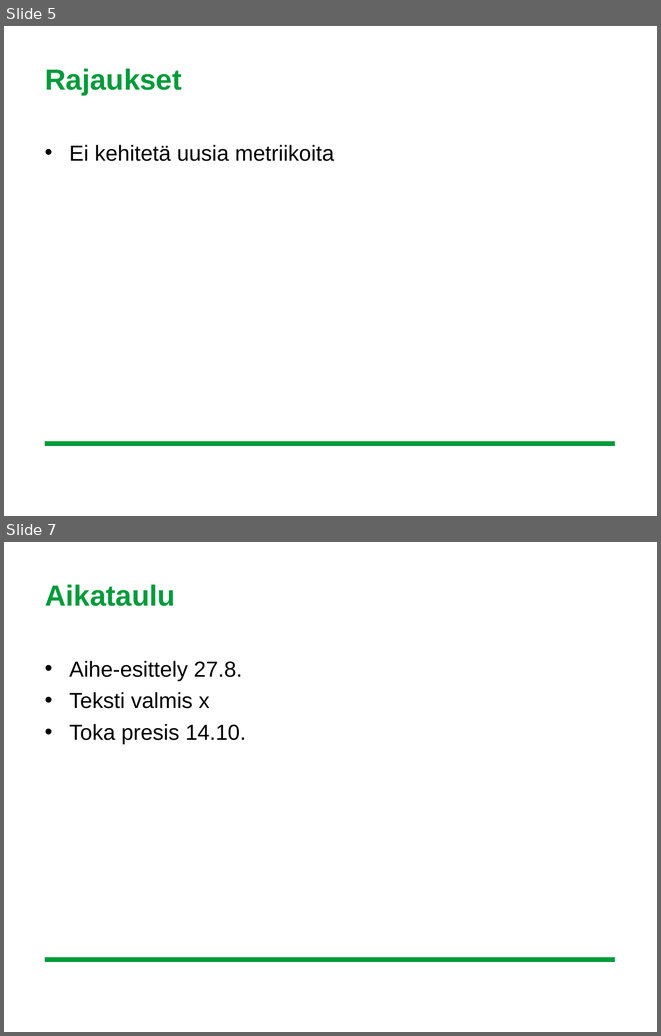
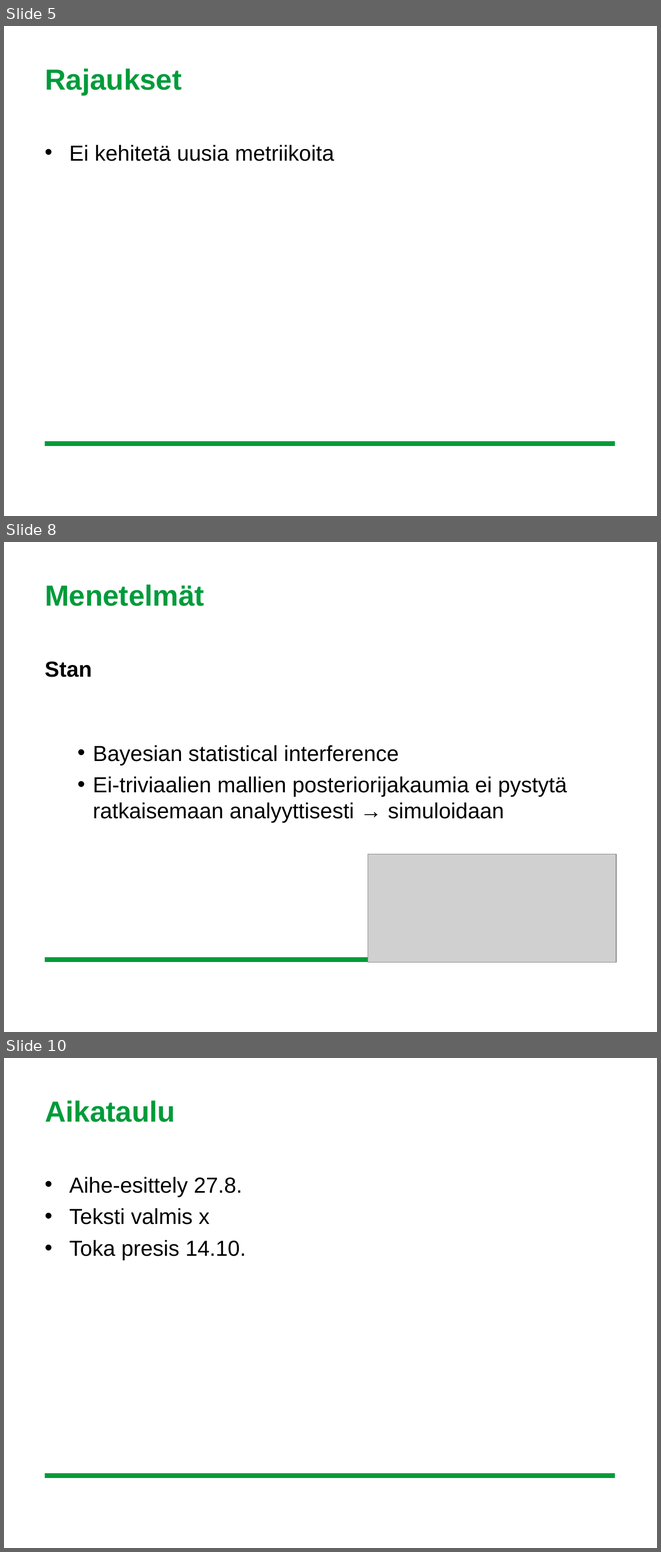
Before and after one commit to leevirontySF/BSC_thesis, a slide deck: aihepresis.ppt. Shown one above the other, each under a label of ours: slides 5 and 7 before the commit, slides 5, 8 and 10 after it; the slides between them are not shown. The pictures are 661x1036 and 661x1552 pixels, drawn with LibreOffice and Linux fonts; fonts in the diff are those of the drawing; grey boxes stand for pictures; background and template pictures are left out. Boxes give left, top, right and bottom in pixels: in the first picture for what was removed or moved away, otherwise in the second. Text is boxed around its words. In the diff, an @@ line names an element or a change of style, - is before the commit and + after.

```diff
--- a/aihepresis.ppt
+++ b/aihepresis.ppt
@@ slide 8 added at bbox=[4, 542, 657, 1032], background #FFFFFF; not listed: 1 template element that a slide beside it also shows @@
@@ title added at bbox=[45, 584, 204, 606], 32 pt, text #009B3A, bold @@
+Menetelmät
@@ text added at bbox=[45, 661, 567, 823], 24 pt, text #000000 @@
+Stan
+• Bayesian statistical interference
+• Ei-triviaalien mallien posteriorijakaumia ei pystytä ratkaisemaan analyyttisesti → simuloidaan
@@ picture added at bbox=[368, 854, 616, 962] @@
@@ what was slide 7 is now slide 10 @@
```
Also in this commit, not shown: 2 slides changed, 2 other slides added.
